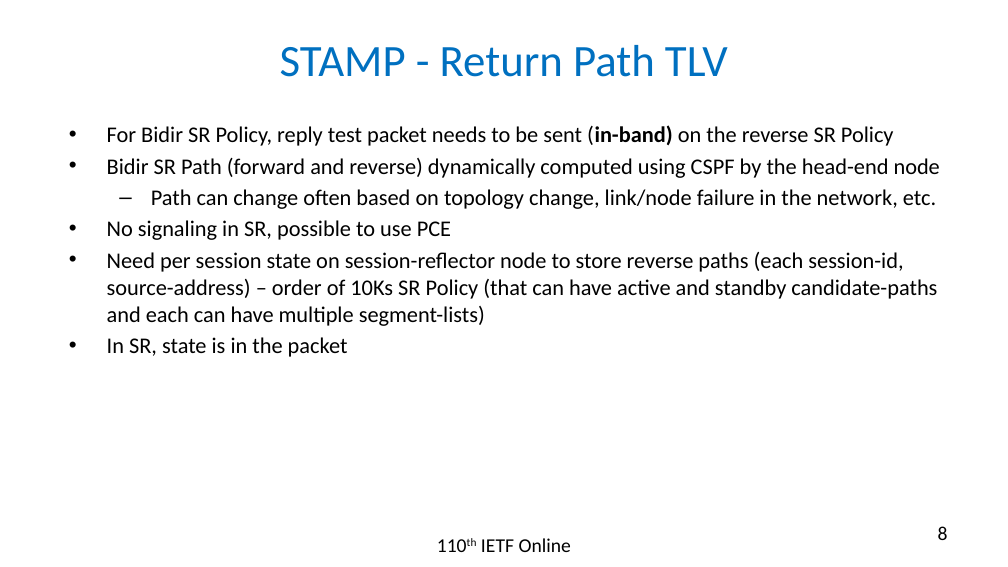
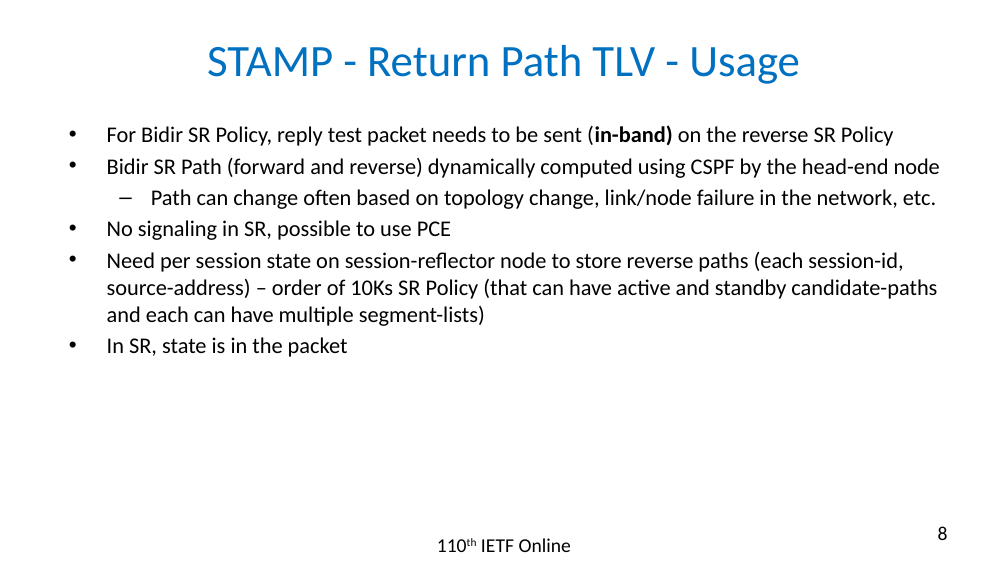
Before and after one commit to rakgandhi/ietf-slides, a slide deck: slide 8 of draft-gandhi-ippm-stamp-srpm-01.pptx. Drawn at 1008x567 pixels with LibreOffice and Linux fonts; fonts in the diff are those of the drawing. Boxes give left, top, right and bottom in pixels: in the first picture for what was removed or moved away, otherwise in the second. Text is boxed around its words. In the diff, an @@ line names an element or a change of style, - is before the commit and + after.

```diff
--- a/draft-gandhi-ippm-stamp-srpm-01.pptx
+++ b/draft-gandhi-ippm-stamp-srpm-01.pptx
@@ title at [207,45,800,84]: text changed @@
-STAMP - Return Path TLV
+STAMP - Return Path TLV - Usage
```
Also in this commit, not shown: 1 other slide changed, 1 other file.
